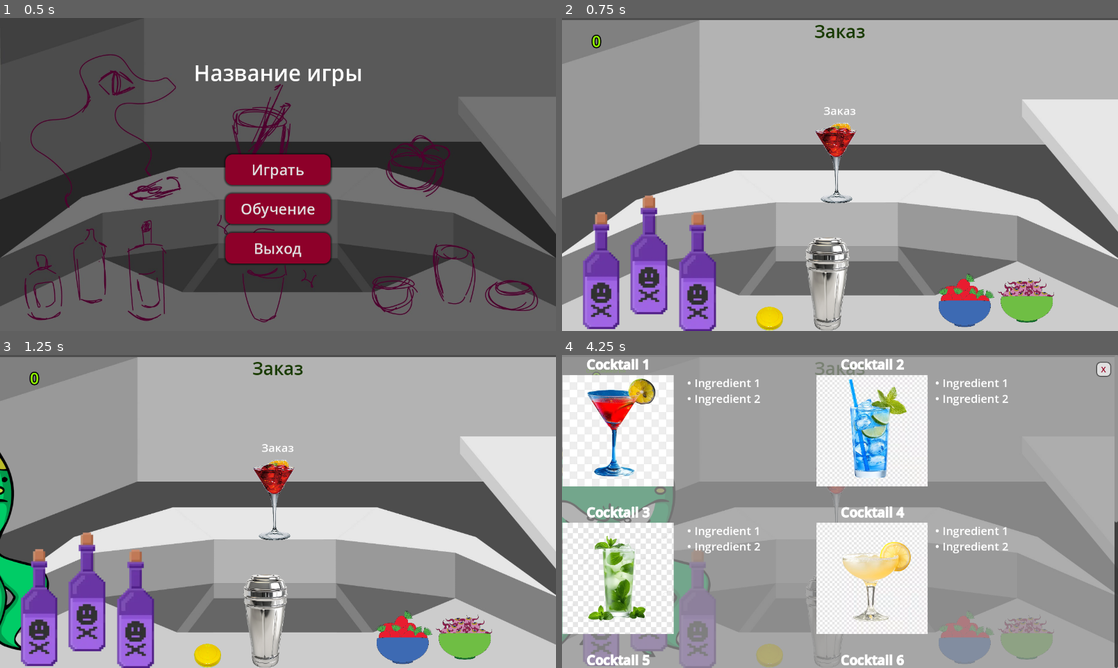
Above: before the commit, frames 1-4 (two rows, left to right).
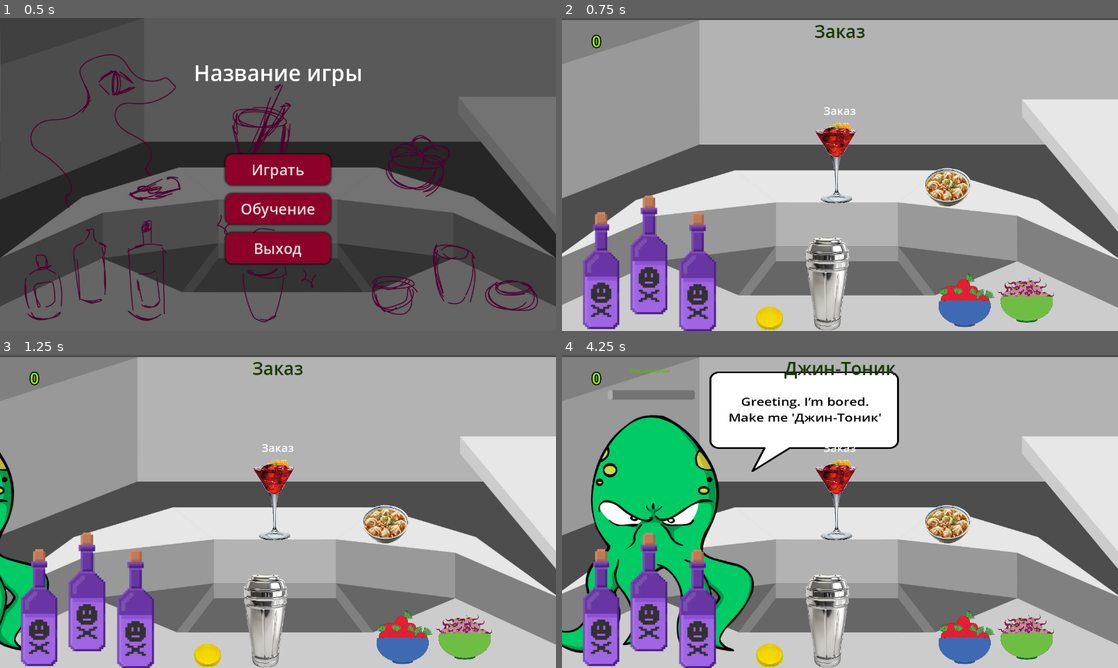
Above: after the commit, the same moments.

Repository: Svinkimer/BartenderGameJam
Game: Godot game, scene res://Scenes/main_menu.tscn
Two runs of this game, one before a commit and one after it. Both use one fixed random seed, a clock stepped at 60 frames per second and the inputs below.
Inputs (mouse positions are in pixels of both pictures, inside the frame that each line leads up to):
- Up to frame 1 (0.5 s): no input
- Up to frame 2 (0.75 s): click "Играть" at 0.5 s
- Up to frame 3 (1.25 s): no input
- Up to frame 4 (4.25 s): tap Enter at 1.25 s; move the mouse to (767, 655) at 1.27 s; tap T at 1.35, 2.1, 3.6 s; click (767, 655) at 1.42 s; tap Space at 2 s; move the mouse to (728, 527) at 2.02 s; click (728, 527) at 2.17 s; click "X" at 2.75 s; move the mouse to (840, 511) at 3.52 s; click (840, 511) at 3.67 s

Frame 1 is identical in both runs. In frame 2, 0.8% of the frame differs, in the area x 65-74%, y 47-61%; in frame 3, 0.8%; in frame 4, 72%, in the area x 0-100%, y 0-100%.

Commit message:
feat: integration of the shaker mechanic
now the cocktails won't mix...

i need to fix a lot of stuff

Diff:
--- a/Scenes/shaker.tscn
+++ b/Scenes/shaker.tscn
@@ -18,7 +18,7 @@
 "times": PackedFloat32Array(0),
 "transitions": PackedFloat32Array(1),
 "update": 0,
-"values": [Vector2(576, 324)]
+"values": [Vector2(0, 0)]
 }
 
 [sub_resource type="Animation" id="Animation_rgku0"]
@@ -35,7 +35,7 @@
 "times": PackedFloat32Array(0, 1, 2, 3, 4),
 "transitions": PackedFloat32Array(1, 1, 1, 1, 1),
 "update": 0,
-"values": [Vector2(576, 324), Vector2(560, 324), Vector2(576, 324), Vector2(592, 324), Vector2(576, 324)]
+"values": [Vector2(0, 0), Vector2(-16, 0), Vector2(0, 0), Vector2(16, 0), Vector2(0, 0)]
 }
 
 [sub_resource type="Animation" id="Animation_wcjym"]
@@ -52,7 +52,7 @@
 "times": PackedFloat32Array(0, 1, 2, 3, 4),
 "transitions": PackedFloat32Array(1, 1, 1, 1, 1),
 "update": 0,
-"values": [Vector2(576, 324), Vector2(576, 340), Vector2(576, 324), Vector2(576, 308), Vector2(576, 324)]
+"values": [Vector2(0, 0), Vector2(0, 16), Vector2(0, 0), Vector2(0, -16), Vector2(0, 0)]
 }
 
 [sub_resource type="AnimationLibrary" id="AnimationLibrary_rgku0"]
@@ -116,11 +116,10 @@
 &"pulse": SubResource("Animation_dbqg4")
 }
 
-[node name="Shaker" type="AnimatableBody2D"]
+[node name="ShakerScene" type="AnimatableBody2D"]
 script = ExtResource("2_n1qj4")
 
 [node name="Shaker" type="Sprite2D" parent="."]
-position = Vector2(576, 324)
 rotation = 0.598648
 scale = Vector2(0.5, 0.5)
 texture = ExtResource("1_y63qt")
@@ -132,15 +131,14 @@
 speed_scale = 4.0
 
 [node name="CollisionShape2D" type="CollisionShape2D" parent="."]
-position = Vector2(576, 324)
 rotation = 0.598648
 shape = SubResource("CapsuleShape2D_3cns1")
 
 [node name="TextureProgressBar" type="TextureProgressBar" parent="."]
-offset_left = 1024.0
-offset_top = 456.0
-offset_right = 1120.0
-offset_bottom = 480.0
+offset_left = 444.0
+offset_top = 144.0
+offset_right = 540.0
+offset_bottom = 168.0
 rotation = -1.5708
 scale = Vector2(3, 3)
 step = 0.01
@@ -152,7 +150,7 @@
 
 [node name="ArrowShakeDirection" type="Sprite2D" parent="."]
 visible = false
-position = Vector2(170, 324)
+position = Vector2(-420, 0)
 scale = Vector2(0.3, 0.3)
 texture = ExtResource("5_ojfl1")
 
@@ -162,4 +160,6 @@
 }
 speed_scale = 2.2
 
+[node name="Camera2D" type="Camera2D" parent="."]
+
 [connection signal="timeout" from="Timer" to="." method="_on_timer_timeout"]
--- a/Scripts/GameState.gd
+++ b/Scripts/GameState.gd
@@ -100,14 +100,21 @@
 
 
 		if all_ingredients_present:
+			get_tree().root.get_node("BaseScene/Shaker").visible = false
+
+			var shaker_scene = load("uid://cj6012mk42p4q") #shaker.tscn
+			var shaker = shaker_scene.instantiate()
+			get_tree().root.add_child(shaker)
+
+			get_tree().root.get_node("BaseScene").process_mode = Node.PROCESS_MODE_DISABLED
+
 			print("You are shaking cocktail:: ", cocktail.name)
-			clear_drinks_in_mixer()
-			mixed_cocktail = cocktail
-
+
+			if get_tree().root.get_node("ShakerScene").is_mixed:
+				clear_drinks_in_mixer()
+				mixed_cocktail = cocktail
 
 	return mixed_cocktail
-
-
 
 func clear_drinks_in_mixer() -> void:
 	for key in drinks_in_mixer.keys():
@@ -289,12 +296,12 @@
 #endregion
 
 var tutorial: Control
+var in_tutorial := false
 
 func _input(event: InputEvent) -> void:
-	if event is InputEventKey:
+	if event is InputEventKey and not in_tutorial:
 		if event.pressed and event.keycode == KEY_T:
-			var current_scene_node = get_tree().current_scene
-			print(str(current_scene_node))
+			in_tutorial = true
 
 			var tutorial_scene = load("uid://c4yc8r65ol6af")
 			tutorial = tutorial_scene.instantiate()
--- a/Scripts/bar_scene.tscn
+++ b/Scripts/bar_scene.tscn
@@ -19,6 +19,8 @@
 [ext_resource type="Resource" uid="uid://7gpxth7fjkll" path="res://Scripts/toppings/strawberries.tres" id="16_rb0y5"]
 [ext_resource type="Texture2D" uid="uid://db7hikm5rw6l1" path="res://Assets/Graphics/Topping_2.png" id="17_mw2s4"]
 [ext_resource type="Resource" uid="uid://dmn8rm05sjufe" path="res://Scripts/toppings/eyeballs.tres" id="18_dwuxu"]
+[ext_resource type="Texture2D" uid="uid://s3g01e2rrkfv" path="res://Assets/Graphics/dumplings.png" id="20_03bn2"]
+[ext_resource type="Script" uid="uid://c40lmyurl8tuf" path="res://Scripts/dumplings.gd" id="20_jdado"]
 
 [sub_resource type="CapsuleShape2D" id="CapsuleShape2D_iqjmv"]
 radius = 27.0
@@ -47,6 +49,9 @@
 [sub_resource type="ShaderMaterial" id="ShaderMaterial_ipxxv"]
 shader = ExtResource("4_rj2d4")
 shader_parameter/intensity = 0.0
+
+[sub_resource type="CircleShape2D" id="CircleShape2D_jdado"]
+radius = 47.8017
 
 [node name="BaseScene" type="Node2D"]
 script = ExtResource("1_w82d0")
@@ -231,6 +236,18 @@
 theme_override_font_sizes/font_size = 36
 text = "0"
 horizontal_alignment = 2
+
+[node name="Dumplings" type="Area2D" parent="."]
+script = ExtResource("20_jdado")
+
+[node name="Sprite2D" type="Sprite2D" parent="Dumplings"]
+position = Vector2(247.313, 28.9375)
+scale = Vector2(0.174023, 0.193945)
+texture = ExtResource("20_03bn2")
+
+[node name="CollisionShape2D" type="CollisionShape2D" parent="Dumplings"]
+position = Vector2(248, 28)
+shape = SubResource("CircleShape2D_jdado")
 
 [connection signal="input_event" from="Cap" to="Cap" method="_on_input_event"]
 [connection signal="mouse_entered" from="Cap" to="Cap" method="_on_mouse_entered"]
@@ -253,3 +270,4 @@
 [connection signal="input_event" from="Toppings/Topping_2" to="Toppings/Topping_2" method="_on_input_event"]
 [connection signal="mouse_entered" from="Toppings/Topping_2" to="Toppings/Topping_2" method="_on_mouse_entered"]
 [connection signal="mouse_exited" from="Toppings/Topping_2" to="Toppings/Topping_2" method="_on_mouse_exited"]
+[connection signal="input_event" from="Dumplings" to="Dumplings" method="_on_input_event"]
--- /dev/null
+++ b/Scripts/dumplings.gd
@@ -0,0 +1,5 @@
+extends Area2D
+
+func _on_input_event(viewport: Node, event: InputEvent, shape_idx: int) -> void:
+	if event is InputEventMouseButton and event.pressed:
+		pass # add actual code
--- a/Scripts/shaker.gd
+++ b/Scripts/shaker.gd
@@ -6,15 +6,15 @@
 @onready var shaker_animation: AnimationPlayer = $Shaker/ShakerAnimation
 @onready var arrow_animation: AnimationPlayer = $ArrowShakeDirection/ArrowAnimation
 
-@export var increment := 0.2
+@export var increment := 0.15
 @onready var timer: Timer = $Timer
 
 var is_pressed := false
 
-var is_mixed := false
-
 enum SHAKE_DIRECTIONS {VERTICAL, HORIZONTAL}
 var shake_direction = 0
+
+@export var is_mixed := false
 
 func generate_shake_direction() -> void:
 	var rand = randf()
@@ -61,6 +61,12 @@
 		shaker_animation.play("RESET")
 		arrow_shake_direction.visible = false
 
+		var overlay_scene = get_node("/root/ShakerScene")
+		if overlay_scene:
+			overlay_scene.queue_free()
+
+		get_tree().root.get_node("BaseScene").process_mode = Node.PROCESS_MODE_INHERIT
+
 func _input(event: InputEvent) -> void:
 	if is_pressed and event is InputEventMouseMotion:
 		var mouse_relative = event.get_relative()
Binary file added: Assets/Graphics/dumplings.png
Not shown, added: Assets/Graphics/dumplings.png.import
Not shown: 1 places in Scripts/bar_scene.tscn that only renumber resources
Not shown, added: Scripts/dumplings.gd.uid
